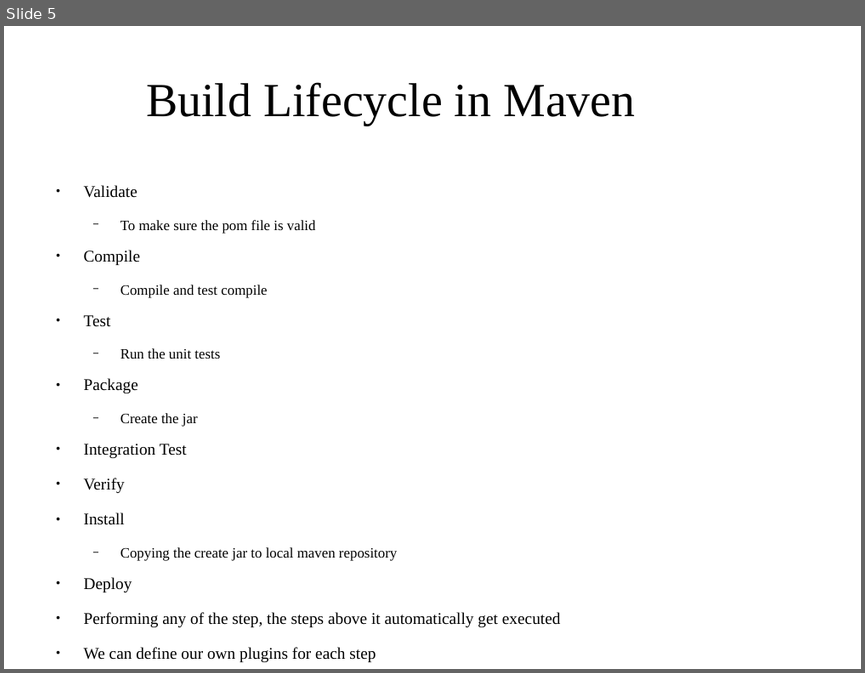
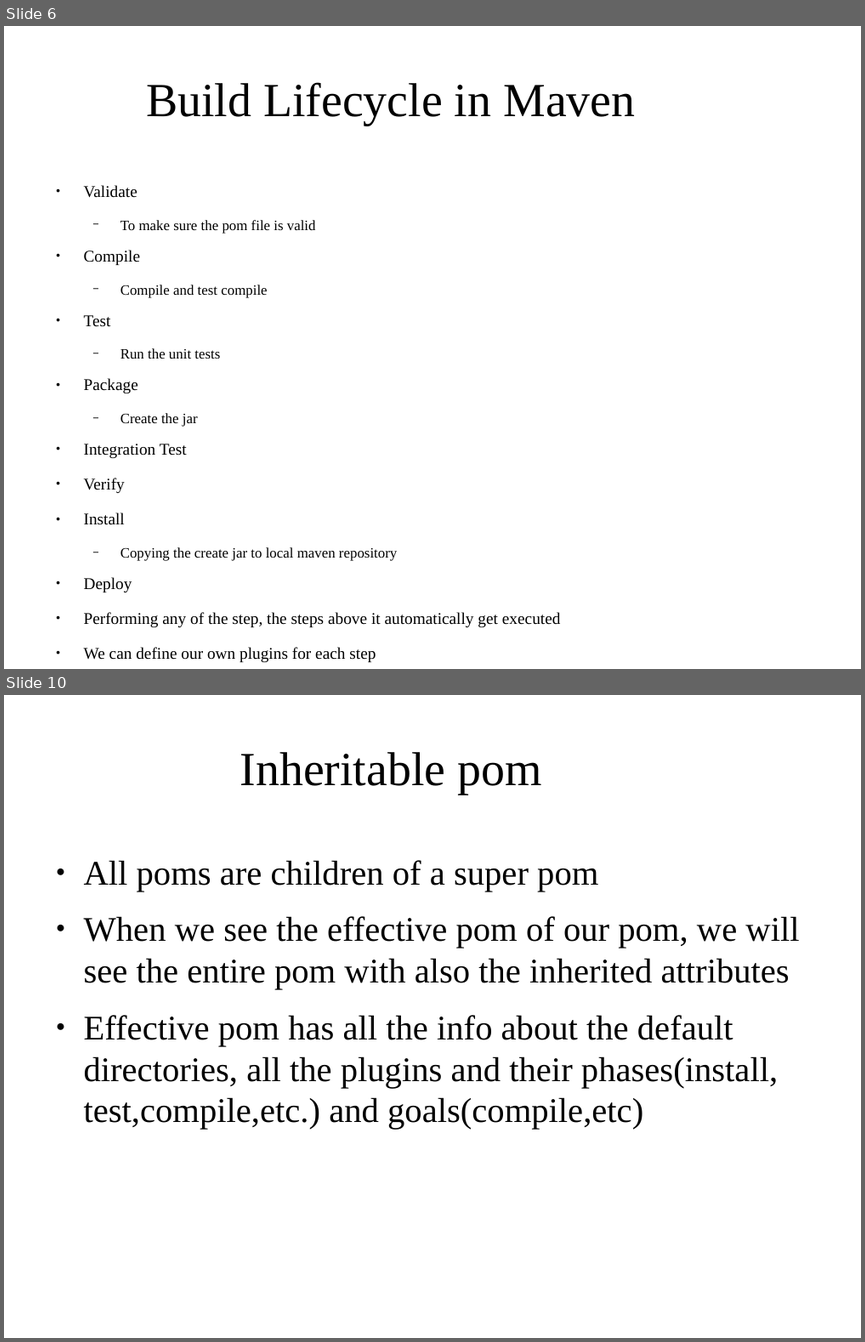
Before and after one commit to shikha-desai/Internship_PreWork, a slide deck: Maven/Maven_Notes.odp. Shown one above the other, each under a label of ours: slide 5 before the commit, slides 6 and 10 after it; the slides between them are not shown. The pictures are 865x673 and 865x1342 pixels, drawn with LibreOffice and Linux fonts; fonts in the diff are those of the drawing; background and template pictures are left out. Boxes give left, top, right and bottom in pixels: in the first picture for what was removed or moved away, otherwise in the second. Text is boxed around its words. In the diff, an @@ line names an element or a change of style, - is before the commit and + after.

```diff
--- a/Maven/Maven_Notes.odp
+++ b/Maven/Maven_Notes.odp
@@ slide 10 added at [4, 695, 861, 1338], background picture (left out) @@
@@ title added at [240, 752, 541, 794], 44 pt, text #000000 @@
+Inheritable pom
@@ text added at [84, 860, 799, 1129], 32 pt, text #000000 @@
+● All poms are children of a super pom
+● When we see the effective pom of our pom, we will see the entire pom with also the inherited attributes
+● Effective pom has all the info about the default directories, all the plugins and their phases(install, test,compile,etc.) and goals(compile,etc)
@@ what was slide 5 is now slide 6 @@
```
Also in this commit, not shown: 3 slides changed, 7 other slides added, 1 slide removed, 1 other file.
